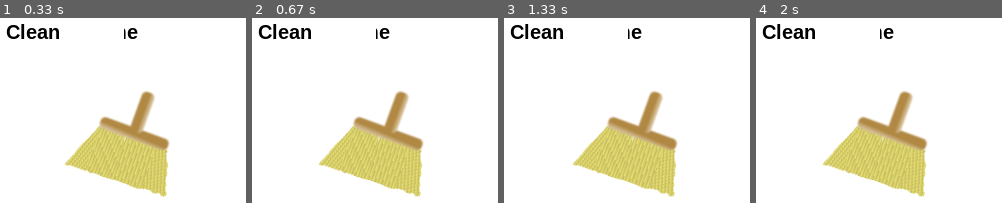
Above: before the commit, frames 1-4 (left to right).
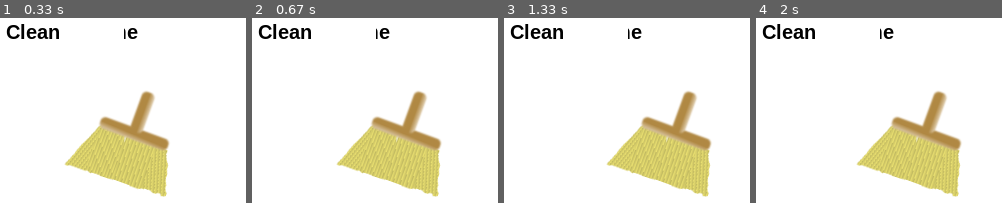
Above: after the commit, the same moments.

Repository: beatriceliang/RustyHeart
Game: pygame game, started from rustyplay.py
The game is run twice, just before and just after one commit, with the same random seed, the same clock (stepped at 60 frames per second) and the same inputs. The source is Python 2; it was converted automatically to run under Python 3.
Inputs (mouse positions are in pixels of both pictures, inside the frame that each line leads up to):
- Up to frame 1 (0.33 s): no input
- Up to frame 2 (0.67 s): hold Right from 0.33 s (still down); move the mouse to (outside the picture) at 0.37 s
- Up to frame 3 (1.33 s): release Right at 0.8 s; hold Up 0.83-1.13 s; hold Right from 1.17 s (still down)
- Up to frame 4 (2 s): release Right at 1.63 s; hold Left from 1.67 s (still down)

Frame 1 is identical in both runs. In frame 2, 10% of the frame differs, in the area x 27-78%, y 39-97%; in frame 3, 14%, in the area x 28-85%, y 39-97%; in frame 4, 14%.

Commit message:
fix the right and left again

Diff:
--- a/rustyplay.py
+++ b/rustyplay.py
@@ -121,11 +121,13 @@
 
         if event.type == pygame.KEYDOWN:
             if event.key == pygame.K_LEFT:
-                rus.speedLeft()
-                rus.alreadyPressed[1] = 1
+            	rus.speedLeft()
+                if(rus.alreadyPressed[0]!=0):
+                    rus.alreadyPressed[1] = 1
             if event.key == pygame.K_RIGHT:
                 rus.speedRight()
-                rus.alreadyPressed[2] = 1
+                if(rus.alreadyPressed[0]!=0):
+                    rus.alreadyPressed[2] = 1
             if event.key == pygame.K_UP:
             	rus.speedUp()
             	rus.alreadyPressed[0] = 1
